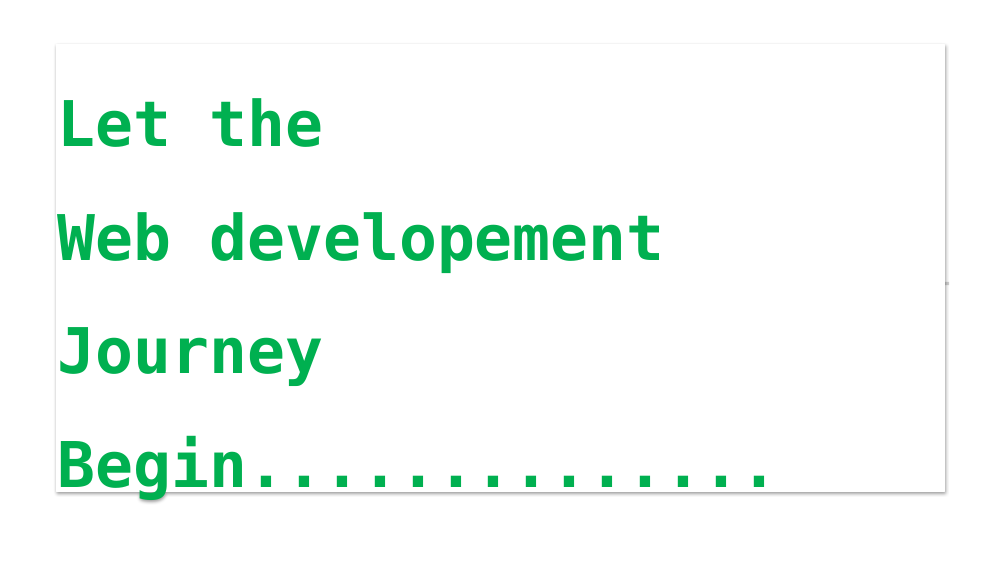
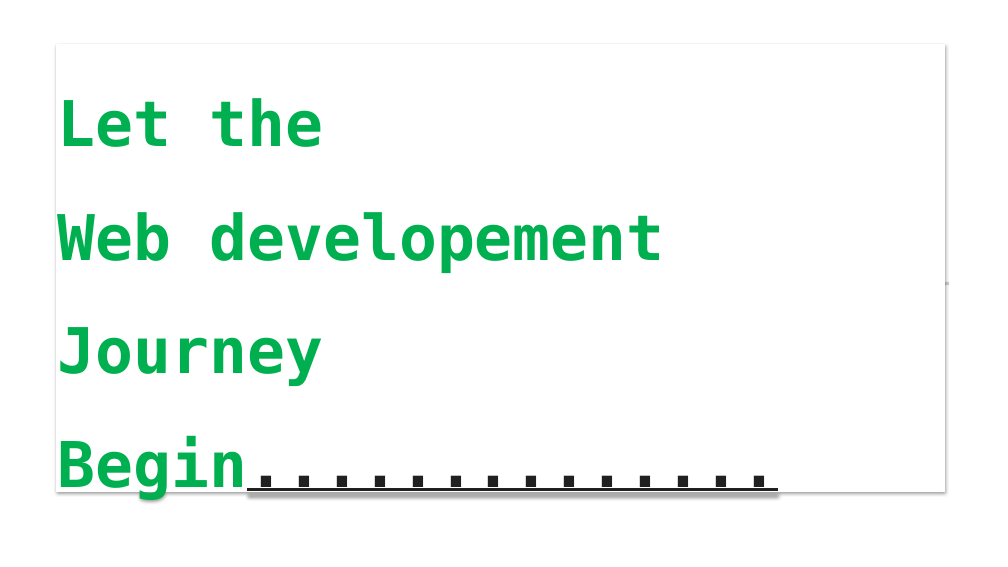
Before and after one commit to costaivo/Tutorial-BootStrap, a slide deck: slide 13 of BootStrap-Tutotrail.pptx. Drawn at 1008x567 pixels with LibreOffice and Linux fonts; fonts in the diff are those of the drawing; grey boxes stand for pictures. Boxes give left, top, right and bottom in pixels: in the first picture for what was removed or moved away, otherwise in the second. Text is boxed around its words. In the diff, an @@ line names an element or a change of style, - is before the commit and + after.

```diff
--- a/BootStrap-Tutotrail.pptx
+++ b/BootStrap-Tutotrail.pptx
@@ text in rectangle at (58, 212, 779, 500): text colour #00B050 to #202020, underline on in "Begin.............." @@
```
Also in this commit, not shown: 3 other files.
